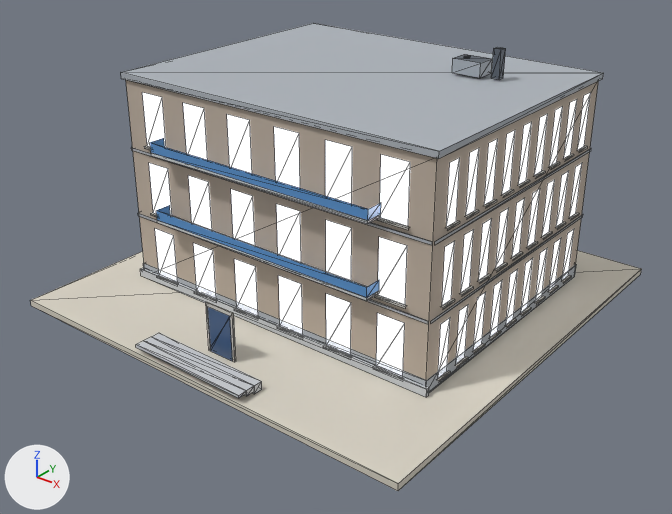
The glTF model public/models/x2/08.glb, before and after one commit.
Camera for both pictures: a 50 mm camera at (2.3, -2.94, 1.97) aimed at (0.06, -0.15, 0.24). Lighting does not change. The marker at lower left points along +X, +Y and +Z. The older version comes first. Mesh edges are drawn as thin lines. Vertices at exactly the same position are counted once.

Objects in the first picture: 'b08_x2'.
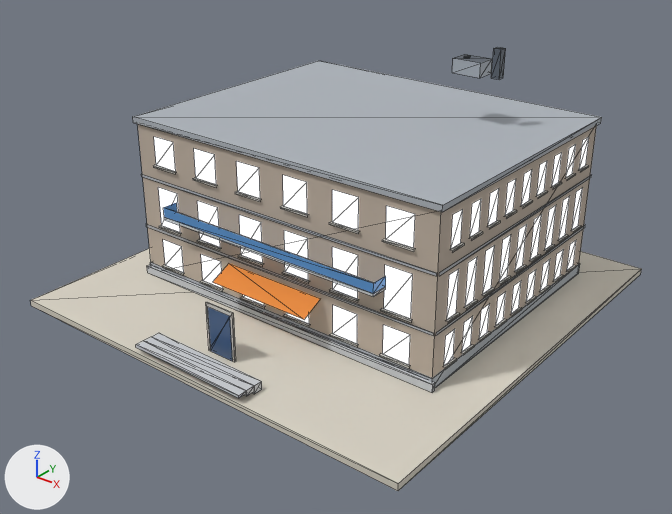
The change, as a list of edits to the scene's bpy script:
```text
Add mat_sign_orange:
    mat_sign_orange = bpy.data.materials.new('sign_orange')
    # nodes: BsdfPrincipled, Mix, OutputMaterial, VertexColor
    # colours: orange #ee8a2c, mixed with the vertex colours
Change me_b08_x2:
    used by ob_b08_x2; location = (0.0, 0.0, 0.0)
    remove me_b08_x2.from_pydata(...)  # 1119 vertices, 792 faces; spans x -0.98..0.98, y -0.98..0.98, z 0.0..1.11
    add me_b08_x2.from_pydata(...)  # 1111 vertices, 778 faces; spans x -0.98..0.98, y -0.98..0.98, z 0.0..1.11
    me_b08_x2 part 1: the loose piece of 8 vertices spanning x -0.77..0.77, y -0.51..0.71, z 0.03..0.95 is scaled about its middle by (1, 1, 0.783), then moved by (0.0, 0.04, -0.1)
    me_b08_x2 part 2: the loose piece of 8 vertices spanning x -0.77..0.77, y -0.51..0.71, z 0.03..0.09 is moved by (0.0, 0.04, -0.01)
    me_b08_x2 part 3: the loose piece of 4 vertices spanning x -0.77..0.77, y -0.52, z 0.33..0.34 is moved by (0.0, 0.04, -0.07)
    me_b08_x2 part 4: the loose piece of 4 vertices spanning x 0.78, y -0.51..0.71, z 0.33..0.34 is moved by (0.0, 0.04, -0.07)
    me_b08_x2 part 5: the loose piece of 4 vertices spanning x -0.77..0.77, y -0.52, z 0.64..0.65 is moved by (0.0, 0.04, -0.13)
    me_b08_x2 part 6: the loose piece of 4 vertices spanning x 0.78, y -0.51..0.71, z 0.64..0.65 is moved by (0.0, 0.04, -0.13)
    me_b08_x2 part 7: the loose piece of 8 vertices spanning x -0.78..0.78, y -0.52..0.72, z 0.95..0.97 is moved by (0.0, 0.04, -0.2)
    me_b08_x2 part 8: 180 loose pieces with 900 vertices, spanning x -0.78..0.78, y -0.52..0.72, z 0.05..0.91, are deleted
    me_b08_x2 part 9: 32 vertices removed from x -0.78..0.78, y -0.59..-0.51, z 0.03..0.74; 924 vertices added at x -0.78..0.78, y -0.58..0.76, z 0.03..0.71
    other edits to the shape of me_b08_x2 do not show in these pictures
    add me_b08_x2.materials.append(mat_sign_orange)
```

Boxes [x1, y1, x2, y2] around the edits, measured in the pictures (672 x 514 px; the box of a moved part takes in the faces that stretch with it):
'b08_x2', reshaped
    before: [30, 23, 641, 491]
    after: [30, 47, 641, 491]
part 1 of me_b08_x2, moved or reshaped
    before: [126, 80, 598, 380]
    after: [138, 124, 597, 378]
part 2 of me_b08_x2, moved or reshaped
    before: [143, 263, 576, 393]
    after: [150, 262, 580, 388]
part 3 of me_b08_x2, moved or reshaped
    before: [138, 213, 428, 324]
    after: [146, 224, 434, 336]
part 4 of me_b08_x2, moved or reshaped
    before: [431, 215, 583, 323]
    after: [436, 226, 585, 335]
part 5 of me_b08_x2, moved or reshaped
    before: [131, 148, 432, 245]
    after: [141, 174, 437, 276]
part 6 of me_b08_x2, moved or reshaped
    before: [435, 149, 591, 244]
    after: [439, 175, 592, 276]
part 7 of me_b08_x2, moved or reshaped
    before: [121, 23, 604, 159]
    after: [133, 61, 602, 212]
part 8 of me_b08_x2, deleted
    before: [142, 92, 591, 382]
part 9 of me_b08_x2, cut back
    before: [140, 138, 429, 397]
    after: [147, 137, 589, 392]
